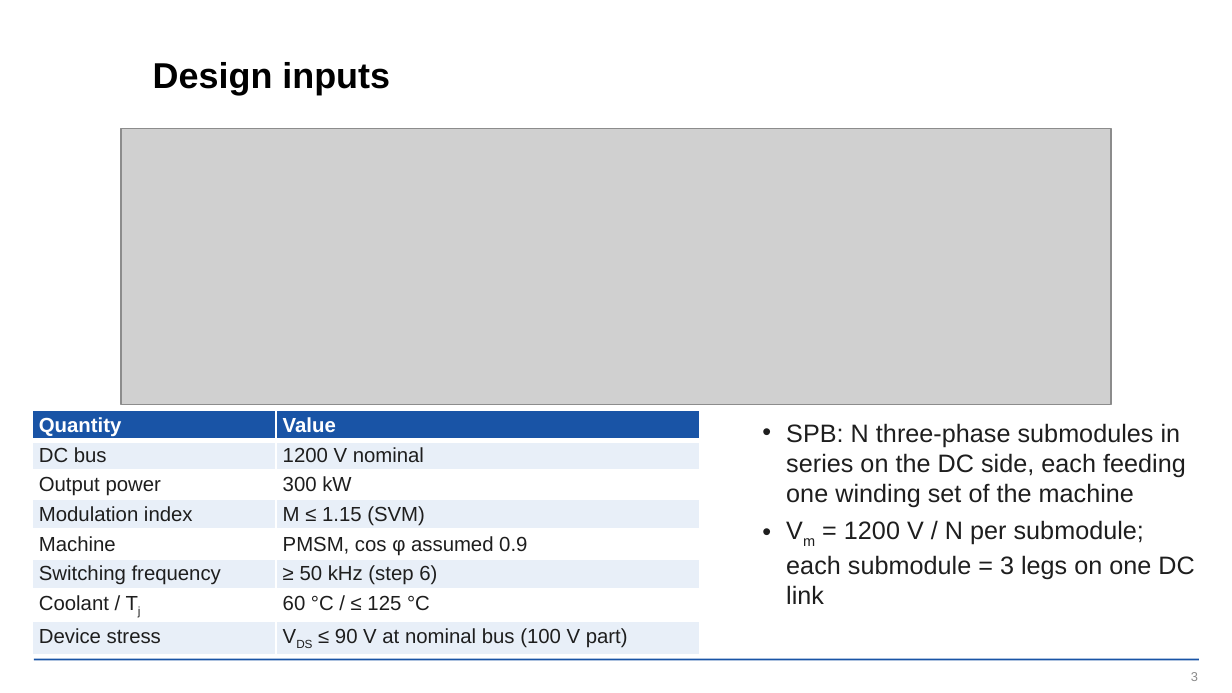
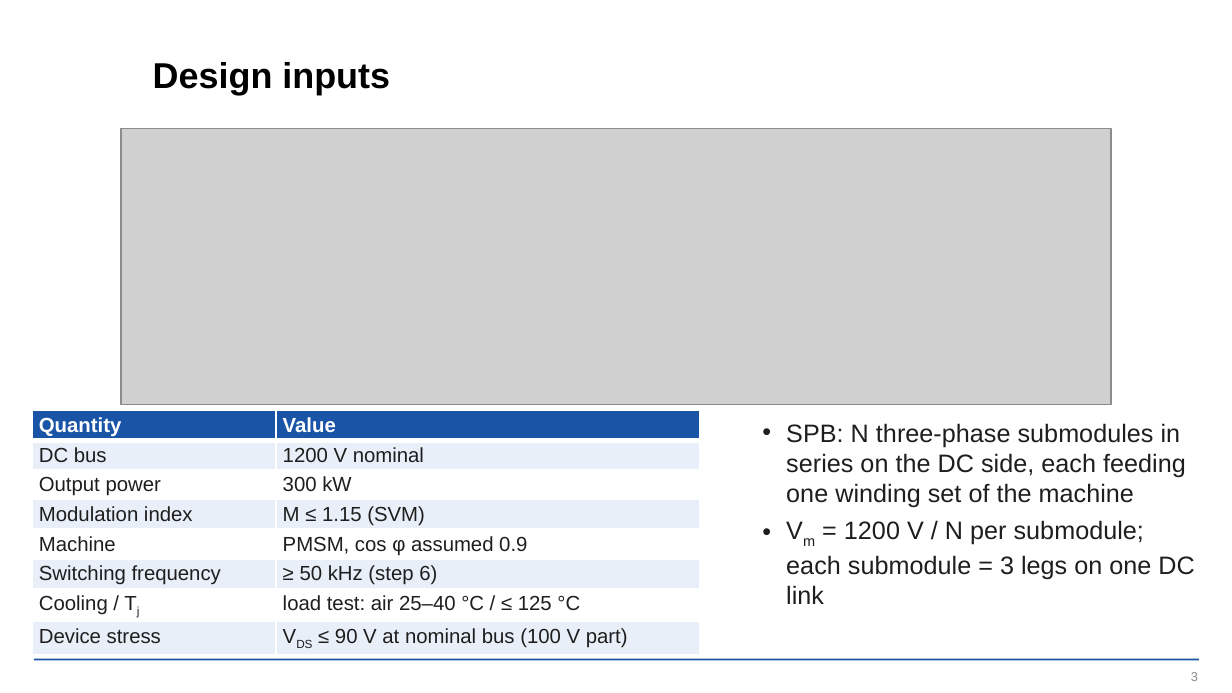
Before and after one commit to EnesAyaz/KTH, a slide deck: slide 3 of PCB-Design/reports/slides/spb_revb_design_flow.pptx. Drawn at 1232x693 pixels with LibreOffice and Linux fonts; fonts in the diff are those of the drawing; grey boxes stand for pictures; background and template pictures are left out. Boxes give left, top, right and bottom in pixels: in the first picture for what was removed or moved away, otherwise in the second. Text is boxed around its words. In the diff, an @@ line names an element or a change of style, - is before the commit and + after.

```diff
--- a/PCB-Design/reports/slides/spb_revb_design_flow.pptx
+++ b/PCB-Design/reports/slides/spb_revb_design_flow.pptx
@@ table at box(32, 410, 700, 652) @@
-row 7, column 1: Coolant / Tj
+row 7, column 1: Cooling / Tj
-row 7, column 2: 60 °C / ≤ 125 °C
+row 7, column 2: load test: air 25–40 °C / ≤ 125 °C
```
Also in this commit, not shown: 6 other slides changed, 7 other files.
